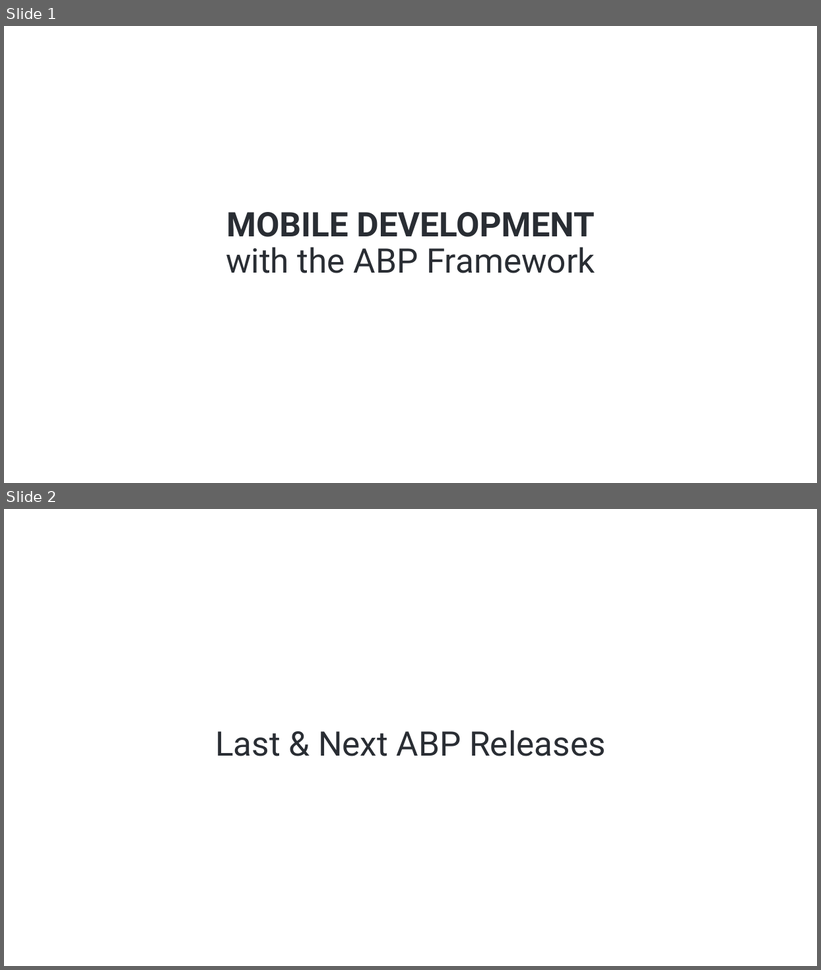
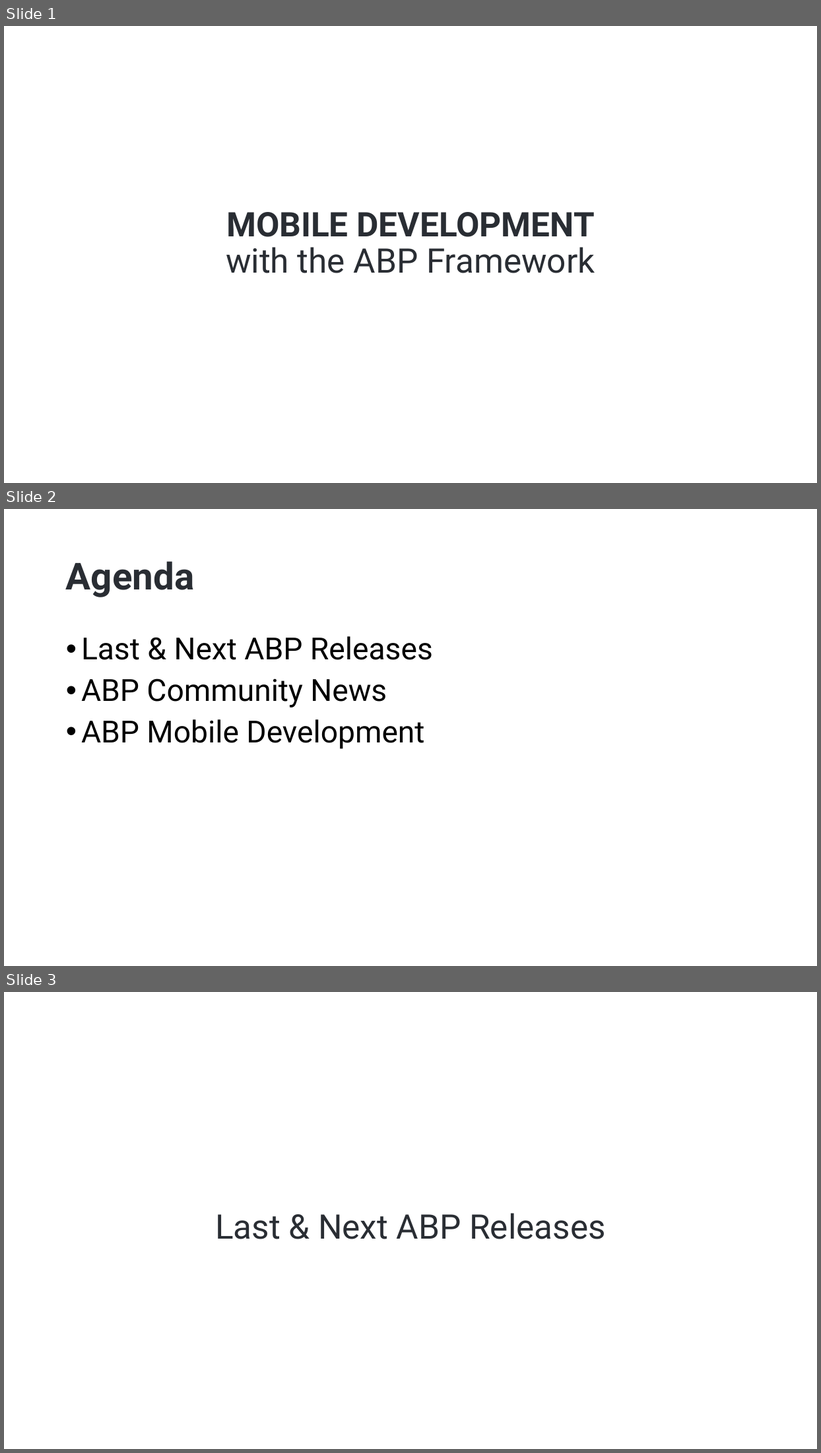
Before and after one commit to hikalkan/presentations, a slide deck: 2023-07-27 ABP Community Talks 2023.5/ABP Mobile Options.pptx. Shown one above the other, each under a label of ours: slides 1 and 2 before the commit, slides 1, 2 and 3 after it. The pictures are 821x970 and 821x1453 pixels, drawn with LibreOffice and Linux fonts; fonts in the diff are those of the drawing; background and template pictures are left out. Boxes give left, top, right and bottom in pixels: in the first picture for what was removed or moved away, otherwise in the second. Text is boxed around its words. In the diff, an @@ line names an element or a change of style, - is before the commit and + after.

```diff
--- a/2023-07-27 ABP Community Talks 2023.5/ABP Mobile Options.pptx
+++ b/2023-07-27 ABP Community Talks 2023.5/ABP Mobile Options.pptx
@@ slide 2 added at <box>4,509,817,966</box>, background picture (left out) @@
@@ title added at <box>66,561,194,597</box>, 44 pt, text #292D33, bold @@
+Agenda
@@ text added at <box>81,636,433,749</box>, 36 pt, text #000000 @@
+• Last & Next ABP Releases
+• ABP Community News
+• ABP Mobile Development
@@ what was slide 2 is now slide 3 @@
```
